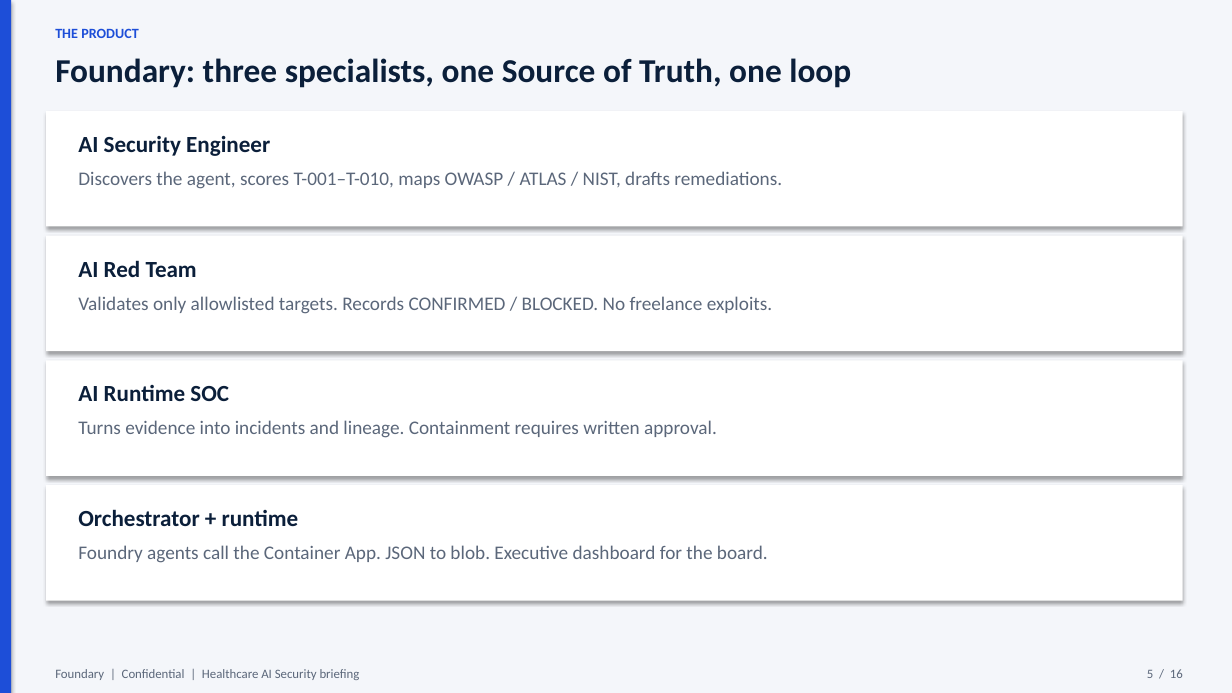
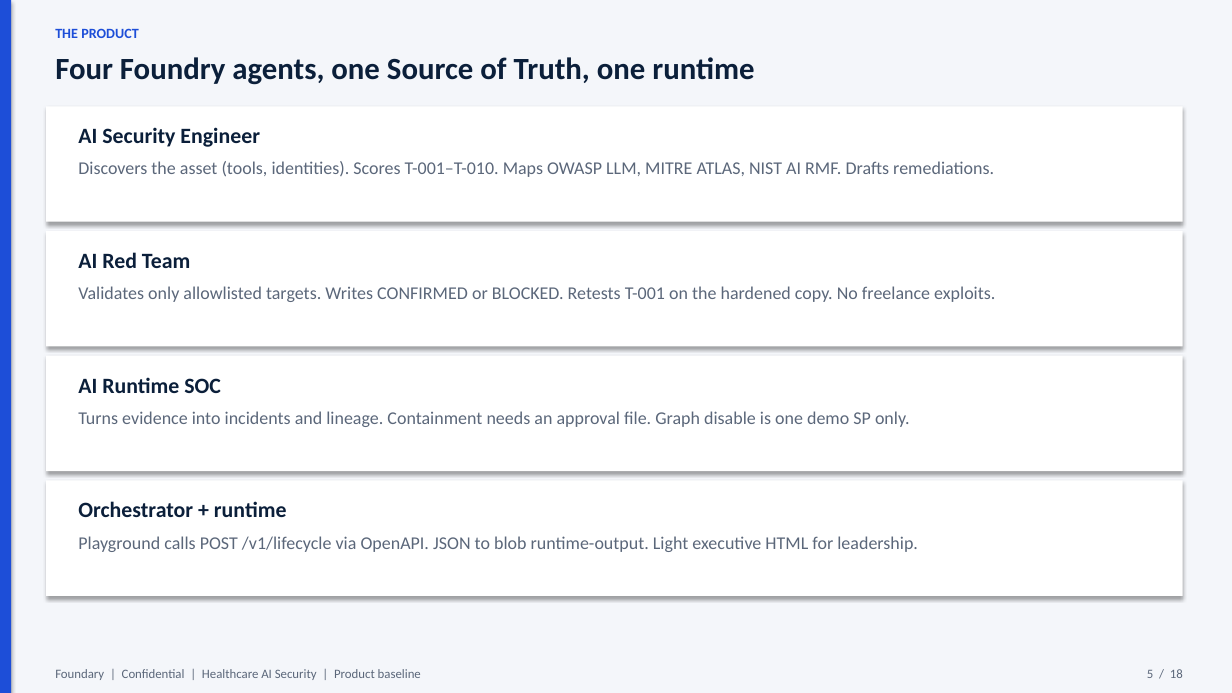
Before and after one commit to atulmishra84/Foundry-Baseline-Security-Agents, a slide deck: slide 5 of docs/Foundary-Healthcare-AI-Security-Brief.pptx. Drawn at 1232x693 pixels with LibreOffice and Linux fonts; fonts in the diff are those of the drawing. Boxes give left, top, right and bottom in pixels: in the first picture for what was removed or moved away, otherwise in the second. Text is boxed around its words. In the diff, an @@ line names an element or a change of style, - is before the commit and + after.

```diff
--- a/docs/Foundary-Healthcare-AI-Security-Brief.pptx
+++ b/docs/Foundary-Healthcare-AI-Security-Brief.pptx
@@ text at (55, 57, 754, 85): text changed; size 26 to 24 pt @@
-Foundary: three specialists, one Source of Truth, one loop
+Four Foundry agents, one Source of Truth, one runtime
@@ text "AI Security Engineer": place and size @@
-text "AI Security Engineer" at (78, 136, 270, 156)
+text "AI Security Engineer" at (78, 127, 260, 147)
@@ text at (78, 161, 994, 177): text changed; size 15 to 14 pt @@
-Discovers the agent, scores T-001–T-010, maps OWASP / ATLAS / NIST, drafts remediations.
+Discovers the asset (tools, identities). Scores T-001–T-010. Maps OWASP LLM, MITRE ATLAS, NIST AI RMF. Drafts remediations.
@@ text "AI Red Team": place and size @@
-text "AI Red Team" at (78, 260, 197, 277)
+text "AI Red Team" at (78, 252, 190, 268)
@@ text at (78, 286, 995, 302): text changed; size 15 to 14 pt @@
-Validates only allowlisted targets. Records CONFIRMED / BLOCKED. No freelance exploits.
+Validates only allowlisted targets. Writes CONFIRMED or BLOCKED. Retests T-001 on the hardened copy. No freelance exploits.
@@ 4 rectangles, 1 text: place and size @@
-4 rectangles, 1 text at (46, 111, 1183, 601)
+4 rectangles, 1 text at (46, 106, 1183, 596)
@@ text "AI Runtime SOC": place and size @@
-text "AI Runtime SOC" at (78, 385, 229, 401)
+text "AI Runtime SOC" at (78, 377, 221, 393)
@@ text at (78, 411, 910, 427): text changed; size 15 to 14 pt @@
-Turns evidence into incidents and lineage. Containment requires written approval.
+Turns evidence into incidents and lineage. Containment needs an approval file. Graph disable is one demo SP only.
@@ size 18 to 17 pt in 4 elements at (78, 127, 260, 147), (78, 252, 190, 268), (78, 377, 221, 393), (78, 501, 287, 517) @@
@@ text at (78, 536, 918, 552): text changed; size 15 to 14 pt @@
-Foundry agents call the Container App. JSON to blob. Executive dashboard for the board.
+Playground calls POST /v1/lifecycle via OpenAPI. JSON to blob runtime-output. Light executive HTML for leadership.
@@ text at (55, 669, 421, 680): text changed @@
-Foundary | Confidential | Healthcare AI Security briefing
+Foundary | Confidential | Healthcare AI Security | Product baseline
```
Also in this commit, not shown: 11 other slides changed, 6 slides added, 4 slides removed, 36 other files.
